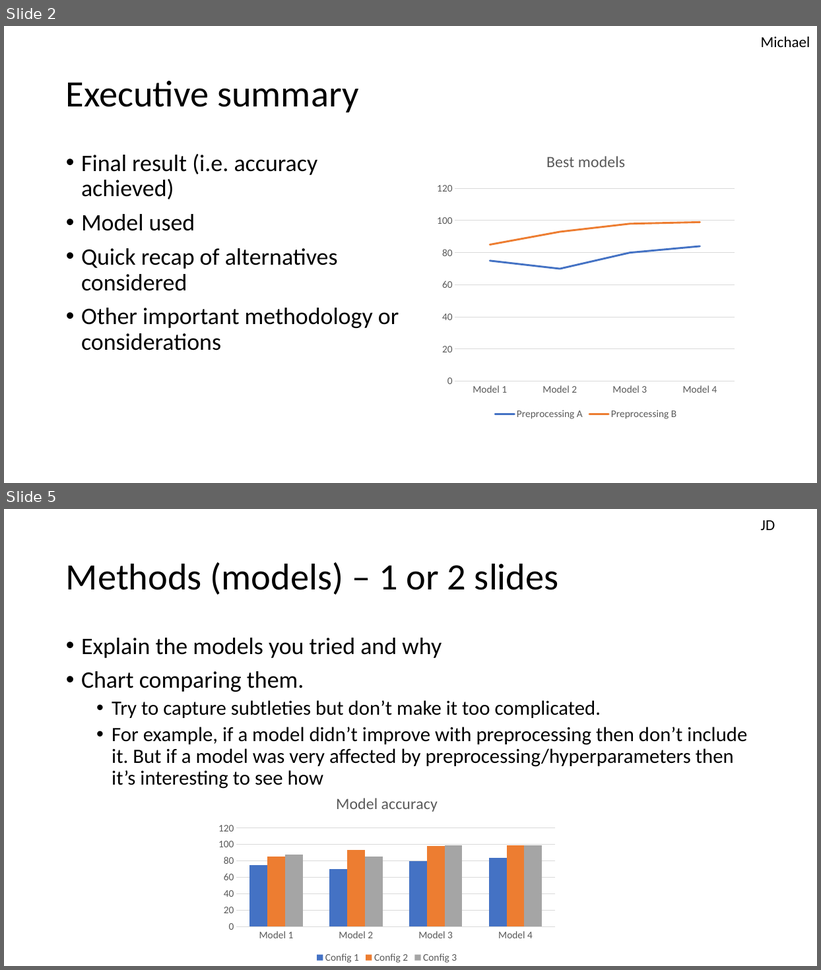
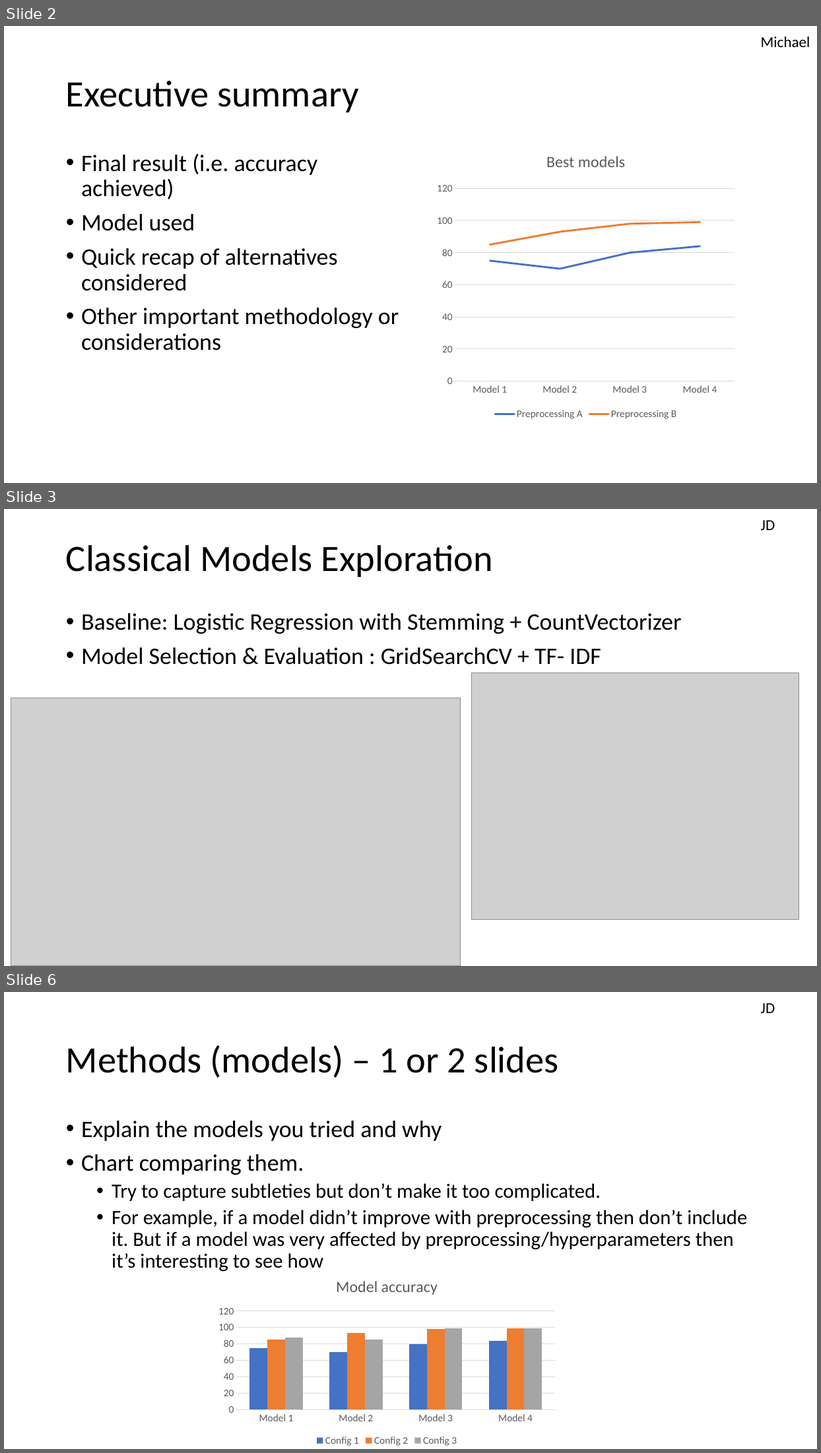
Before and after one commit to JeanDenisD/project-nlp-challenge, a slide deck: g2_presentation.pptx. Shown one above the other, each under a label of ours: slides 2 and 5 before the commit, slides 2, 3 and 6 after it; the slides between them are not shown. The pictures are 821x970 and 821x1453 pixels, drawn with LibreOffice and Linux fonts; fonts in the diff are those of the drawing; grey boxes stand for pictures. Boxes give left, top, right and bottom in pixels: in the first picture for what was removed or moved away, otherwise in the second. Text is boxed around its words. In the diff, an @@ line names an element or a change of style, - is before the commit and + after.

```diff
--- a/g2_presentation.pptx
+++ b/g2_presentation.pptx
@@ slide 3 added at bbox=[4, 509, 817, 966], background #FFFFFF @@
@@ text added at bbox=[761, 520, 776, 530], 18 pt, text #000000 @@
+JD
@@ title added at bbox=[66, 545, 493, 577], 44 pt, text #000000 @@
+Classical Models Exploration
@@ text added at bbox=[81, 613, 682, 665], 28 pt, text #000000 @@
+• Baseline: Logistic Regression with Stemming + CountVectorizer
+• Model Selection & Evaluation : GridSearchCV + TF- IDF
@@ picture added at bbox=[472, 673, 799, 920] @@
@@ picture added at bbox=[11, 698, 461, 966] @@
@@ what was slide 5 is now slide 6 @@
```
Also in this commit, not shown: 3 other slides added, 3 slides removed.
